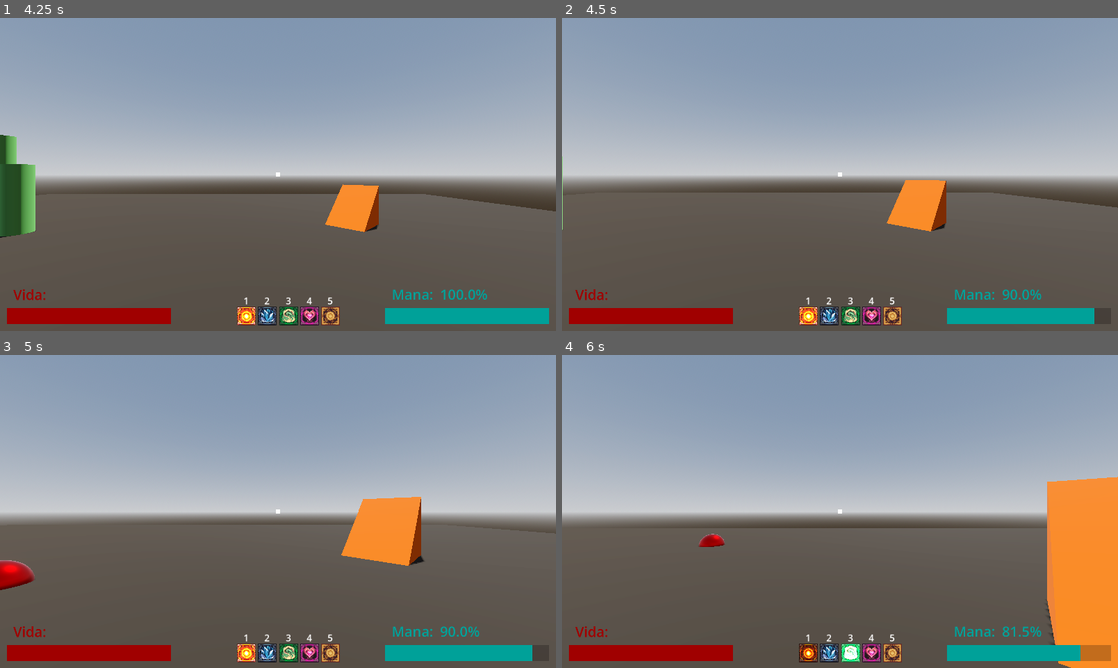
Above: before the commit, frames 1-4 (two rows, left to right).
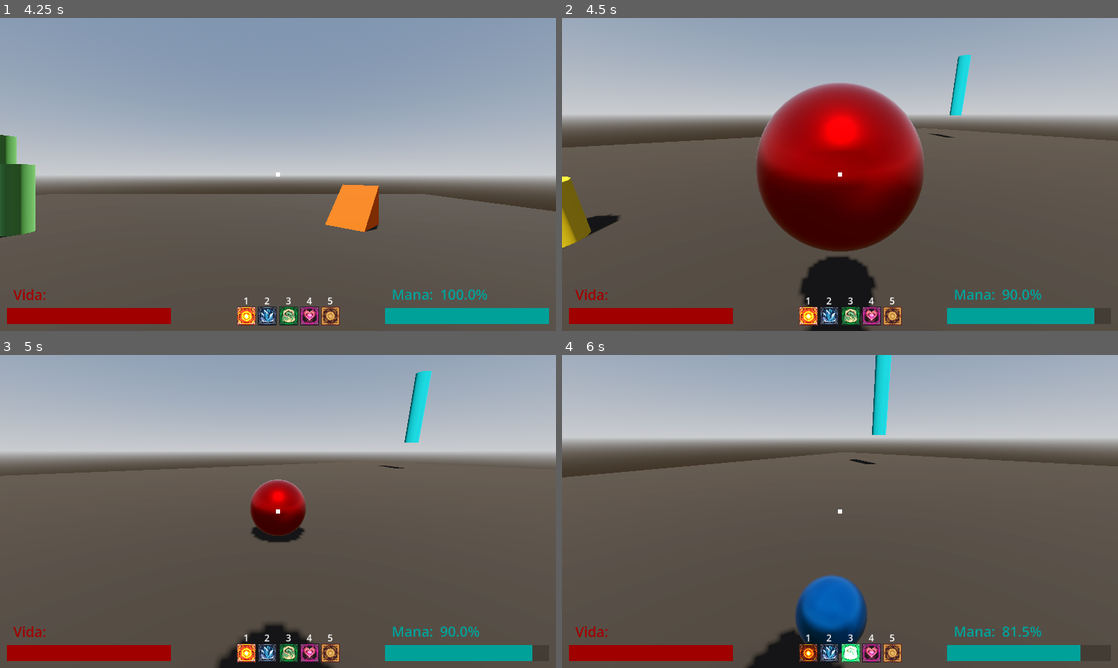
Above: after the commit, the same moments.

Repository: Isaaa43/Saudavel-e-Balanceado
Game: Godot game, scene res://cenas/main_game.tscn
Two runs of this game, one before a commit and one after it. Both use one fixed random seed, a clock stepped at 60 frames per second and the inputs below.
Inputs (mouse positions are in pixels of both pictures, inside the frame that each line leads up to):
- Up to frame 1 (4.25 s): click (278, 224) at 0.52 s; type "Alex" at 0.6 s; click "Jogar" at 1.25 s; click "Host" at 2 s; click "Começar Partida" at 2.75 s; tap Enter at 3.5 s; move the mouse to (400, 158) at 3.52 s; hold D (direita) from 3.53 s (still down); click (400, 158) at 3.6 s; tap Space (pular) at 3.77 s
- Up to frame 2 (4.5 s): move the mouse to (812, 174) at 4.27 s; release D (direita) at 4.28 s; hold W (frente) from 4.28 s (still down); tap 1 at 4.35 s; click (812, 174) at 4.42 s
- Up to frame 3 (5 s): keep holding W (frente); tap Space (pular) at 4.52 s
- Up to frame 4 (6 s): keep holding W (frente); move the mouse to (851, 505) at 5.02 s; tap 2 at 5.1 s; click (851, 505) at 5.17 s; move the mouse to (834, 517) at 5.77 s; tap 3 at 5.85 s; click (834, 517) at 5.92 s

Frame 1 is identical in both runs. In frame 2, 50% of the frame differs, in the area x 0-100%, y 9-100%; in frame 3, 45%; in frame 4, 58%, in the area x 0-100%, y 0-100%.
Error before the commit: Attempt to call function 'start' in base 'null instance' on a null instance. (res://scripts/game/characters/jogador.gd:36)

Commit message:
fix: eferencias de nodos faltantes na camera
Adicionada na Camera Jogador as referencias dos nodos do jogador

Diff:
--- a/luta-magos/cenas/game/characters/jogador.tscn
+++ b/luta-magos/cenas/game/characters/jogador.tscn
@@ -55,7 +55,9 @@
 [node name="Cabeca" type="Node3D" parent="." unique_id=1241982120]
 transform = Transform3D(1, 0, 0, 0, 1, 0, 0, 0, 1, 0, 1.5, 0)
 
-[node name="CameraJogador" parent="Cabeca" unique_id=840626129 instance=ExtResource("4_s8iyn")]
+[node name="CameraJogador" parent="Cabeca" unique_id=840626129 node_paths=PackedStringArray("jogador", "cabeca_pivot") instance=ExtResource("4_s8iyn")]
+jogador = NodePath("../..")
+cabeca_pivot = NodePath("../CabecaPivot")
 
 [node name="CabecaPivot" type="Node3D" parent="Cabeca" unique_id=2010991378]
 transform = Transform3D(1, 0, 0, 0, 1, 0, 0, 0, 1, 0, 0, -0.15)
--- a/luta-magos/scripts/game/characters/camera.gd
+++ b/luta-magos/scripts/game/characters/camera.gd
@@ -2,7 +2,7 @@
 extends Camera3D
 
 @export var jogador : Jogador
-@export var cabeca : Node3D
+@export var cabeca_pivot : Node3D
 
 @onready var remote_transform_mira: RemoteTransform3D = $RemoteTransformMira
 
@@ -31,7 +31,7 @@
 		rotation.x = clamp(rotation.x, -PI/2, PI/2)
 		# rodar a cabeca
 		var cabeca_rot = remap(rotation.x, -PI/2, PI/2, -PI/4, PI/4)
-		cabeca.rotation.x = cabeca_rot
+		cabeca_pivot.rotation.x = cabeca_rot
 
 
 func _process(delta):
@@ -46,7 +46,7 @@
 		rotation.x = clamp(rotation.x, -PI/2, PI/2)
 		# rodar a cabeca
 		var cabeca_rot = remap(rotation.x, -PI/2, PI/2, -PI/4, PI/4)
-		cabeca.rotation.x = cabeca_rot
+		cabeca_pivot.rotation.x = cabeca_rot
 
 func _input(event):
 	# esc para sair do capture
--- a/luta-magos/scripts/game/characters/jogador.gd
+++ b/luta-magos/scripts/game/characters/jogador.gd
@@ -4,7 +4,7 @@
 @export var sistema_vida : SistemaVida
 @export var sistema_mana : SistemaMana
 
-@onready var camera_jogador: CameraJogador = $Cabeca/Camera3D
+@onready var camera_jogador: CameraJogador = $Cabeca/CameraJogador
 
 var dados_jogador : DadosJogador :
 	set(_dados_jog):
